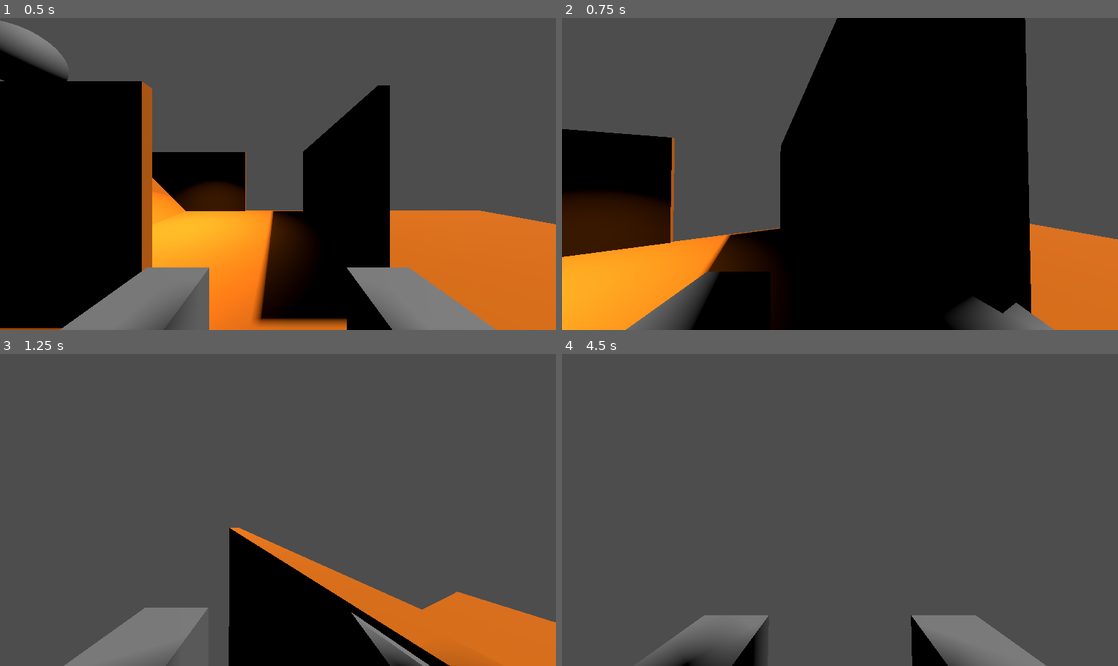
Above: before the commit, frames 1-4 (two rows, left to right).
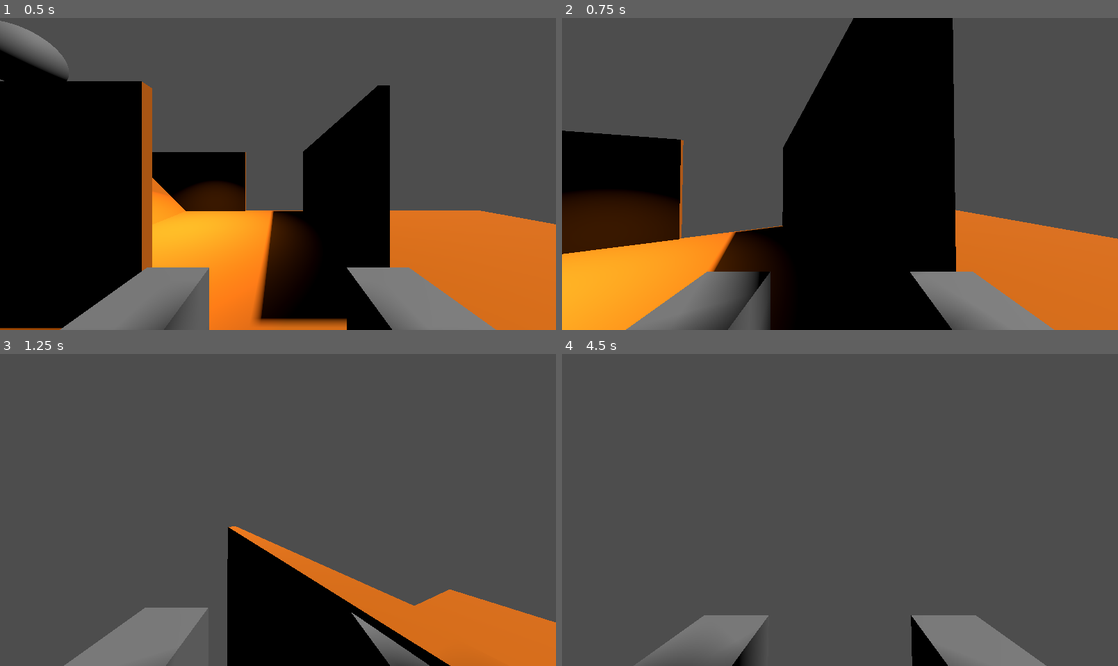
Above: after the commit, the same moments.

Repository: dairefinn/daires-game
Game: Godot game, scene res://Main.tscn
The game is run twice, just before and just after one commit, with the same random seed, the same clock (stepped at 60 frames per second) and the same inputs.
Inputs (mouse positions are in pixels of both pictures, inside the frame that each line leads up to):
- Up to frame 1 (0.5 s): no input
- Up to frame 2 (0.75 s): tap Enter at 0.5 s; move the mouse to (867, 174) at 0.52 s; hold W (forward) from 0.53 s (still down); tap Shift (dash) at 0.6 s
- Up to frame 3 (1.25 s): keep holding W (forward); tap Space (jump) at 0.77, 0.8, 1.07 s
- Up to frame 4 (4.5 s): keep holding W (forward); move the mouse to (812, 510) at 1.27 s; tap Space (jump) at 1.35, 1.52, 1.82, 2.3, 3.02, 3.32, 3.77, 3.8, 4.07 s; tap Shift (dash) at 1.55, 2.1, 3.05, 4.35 s; move the mouse to (851, 503) at 2.02 s; move the mouse to (834, 516) at 2.77 s; tap Ctrl (slide) at 2.85 s; move the mouse to (878, 513) at 3.52 s; tap Alt at 3.6 s; move the mouse to (795, 506) at 4.27 s

Frame 1 is identical in both runs. In frame 2, 20% of the frame differs, in the area x 0-100%, y 0-100%; in frame 3, 0.5%; in frame 4, 1.3%.

Commit message:
Moved movement shooter game into a child scene so I can experiment with other POVs and game types but reuse  assets

Diff:
--- /dev/null
+++ b/Games/MovementShooter.tscn
@@ -0,0 +1,57 @@
+[gd_scene load_steps=8 format=3 uid="uid://dp0scn7byhh8d"]
+
+[ext_resource type="Script" path="res://Games/MovementShooter.gd" id="1_fms1b"]
+[ext_resource type="PackedScene" uid="uid://dtrpjipvsgd8d" path="res://Levels/LevelTesting.tscn" id="2_ltk35"]
+[ext_resource type="Script" path="res://Scripts/FreeLook.gd" id="3_w3xkd"]
+[ext_resource type="PackedScene" uid="uid://yru61rreocyh" path="res://Entities/Player.tscn" id="4_8rrvn"]
+[ext_resource type="PackedScene" uid="uid://qlaer2kp4qc3" path="res://Interface/PauseMenu.tscn" id="5_i3kym"]
+[ext_resource type="PackedScene" uid="uid://bmaf0qelko0mk" path="res://Geometry/JumpPad.tscn" id="6_5m5xt"]
+[ext_resource type="PackedScene" uid="uid://mb33h7hpw53g" path="res://Geometry/TileFloor.tscn" id="7_6nfl1"]
+
+[node name="MovementShooter" type="Node3D"]
+script = ExtResource("1_fms1b")
+
+[node name="LevelTesting" parent="." instance=ExtResource("2_ltk35")]
+
+[node name="Camera3D" type="Camera3D" parent="."]
+transform = Transform3D(0.866025, -0.353553, 0.353553, -3.09086e-08, 0.707107, 0.707107, -0.5, -0.612373, 0.612372, 3, 4, 2.08165e-12)
+visible = false
+script = ExtResource("3_w3xkd")
+
+[node name="Player" parent="." instance=ExtResource("4_8rrvn")]
+transform = Transform3D(0.5, 0, 0, 0, 0.5, 0, 0, 0, 0.5, 2.1037, 0, 0.315849)
+
+[node name="PauseMenu" parent="." instance=ExtResource("5_i3kym")]
+
+[node name="JumpPad" parent="." instance=ExtResource("6_5m5xt")]
+transform = Transform3D(1, 0, 0, 0, 1, 0, 0, 0, 1, 6, 0, 2)
+
+[node name="TileFloor" parent="." instance=ExtResource("7_6nfl1")]
+transform = Transform3D(1, 0, 0, 0, 1, 0, 0, 0, 1, 8, 0, -4)
+
+[node name="TileFloor2" parent="." instance=ExtResource("7_6nfl1")]
+transform = Transform3D(1, 0, 0, 0, 1, 0, 0, 0, 1, 8, 0, -2)
+
+[node name="TileFloor3" parent="." instance=ExtResource("7_6nfl1")]
+transform = Transform3D(1, 0, 0, 0, 1, 0, 0, 0, 1, 8, 0, 0)
+
+[node name="TileFloor4" parent="." instance=ExtResource("7_6nfl1")]
+transform = Transform3D(1, 0, 0, 0, 1, 0, 0, 0, 1, 8, 0, 2)
+
+[node name="TileFloor5" parent="." instance=ExtResource("7_6nfl1")]
+transform = Transform3D(1, 0, 0, 0, 1, 0, 0, 0, 1, 8, 0, 4)
+
+[node name="TileFloor6" parent="." instance=ExtResource("7_6nfl1")]
+transform = Transform3D(1, 0, 0, 0, 1, 0, 0, 0, 1, 6, 0, 4)
+
+[node name="TileFloor7" parent="." instance=ExtResource("7_6nfl1")]
+transform = Transform3D(1, 0, 0, 0, 1, 0, 0, 0, 1, 4, 0, 4)
+
+[node name="TileFloor8" parent="." instance=ExtResource("7_6nfl1")]
+transform = Transform3D(1, 0, 0, 0, 1, 0, 0, 0, 1, 2, 0, 4)
+
+[node name="TileFloor9" parent="." instance=ExtResource("7_6nfl1")]
+transform = Transform3D(1, 0, 0, 0, 1, 0, 0, 0, 1, 0, 0, 4)
+
+[node name="TileFloor10" parent="." instance=ExtResource("7_6nfl1")]
+transform = Transform3D(1, 0, 0, 0, 1, 0, 0, 0, 1, -2, 0, 4)
--- a/Main.tscn
+++ b/Main.tscn
@@ -1,57 +1,7 @@
-[gd_scene load_steps=8 format=3 uid="uid://s54fq5gauo35"]
+[gd_scene load_steps=2 format=3 uid="uid://s54fq5gauo35"]
 
-[ext_resource type="PackedScene" uid="uid://dtrpjipvsgd8d" path="res://Levels/LevelTesting.tscn" id="1_ql1qt"]
-[ext_resource type="Script" path="res://Main.gd" id="1_tar14"]
-[ext_resource type="Script" path="res://Scripts/FreeLook.gd" id="2_ghqb2"]
-[ext_resource type="PackedScene" uid="uid://yru61rreocyh" path="res://Entities/Player.tscn" id="3_mxa7v"]
-[ext_resource type="PackedScene" uid="uid://qlaer2kp4qc3" path="res://Interface/PauseMenu.tscn" id="5_bnjvl"]
-[ext_resource type="PackedScene" uid="uid://bmaf0qelko0mk" path="res://Geometry/JumpPad.tscn" id="6_o0apc"]
-[ext_resource type="PackedScene" uid="uid://mb33h7hpw53g" path="res://Geometry/TileFloor.tscn" id="7_7a1wp"]
+[ext_resource type="PackedScene" uid="uid://dp0scn7byhh8d" path="res://Games/MovementShooter.tscn" id="1_f6heh"]
 
 [node name="Main" type="Node3D"]
-script = ExtResource("1_tar14")
 
-[node name="LevelTesting" parent="." instance=ExtResource("1_ql1qt")]
-
-[node name="Camera3D" type="Camera3D" parent="."]
-transform = Transform3D(0.866025, -0.353553, 0.353553, -3.09086e-08, 0.707107, 0.707107, -0.5, -0.612373, 0.612372, 3, 4, 2.08165e-12)
-visible = false
-script = ExtResource("2_ghqb2")
-
-[node name="Player" parent="." instance=ExtResource("3_mxa7v")]
-transform = Transform3D(0.5, 0, 0, 0, 0.5, 0, 0, 0, 0.5, 2.1037, 0, 0.315849)
-
-[node name="PauseMenu" parent="." instance=ExtResource("5_bnjvl")]
-
-[node name="JumpPad" parent="." instance=ExtResource("6_o0apc")]
-transform = Transform3D(1, 0, 0, 0, 1, 0, 0, 0, 1, 6, 0, 2)
-
-[node name="TileFloor" parent="." instance=ExtResource("7_7a1wp")]
-transform = Transform3D(1, 0, 0, 0, 1, 0, 0, 0, 1, 8, 0, -4)
-
-[node name="TileFloor2" parent="." instance=ExtResource("7_7a1wp")]
-transform = Transform3D(1, 0, 0, 0, 1, 0, 0, 0, 1, 8, 0, -2)
-
-[node name="TileFloor3" parent="." instance=ExtResource("7_7a1wp")]
-transform = Transform3D(1, 0, 0, 0, 1, 0, 0, 0, 1, 8, 0, 0)
-
-[node name="TileFloor4" parent="." instance=ExtResource("7_7a1wp")]
-transform = Transform3D(1, 0, 0, 0, 1, 0, 0, 0, 1, 8, 0, 2)
-
-[node name="TileFloor5" parent="." instance=ExtResource("7_7a1wp")]
-transform = Transform3D(1, 0, 0, 0, 1, 0, 0, 0, 1, 8, 0, 4)
-
-[node name="TileFloor6" parent="." instance=ExtResource("7_7a1wp")]
-transform = Transform3D(1, 0, 0, 0, 1, 0, 0, 0, 1, 6, 0, 4)
-
-[node name="TileFloor7" parent="." instance=ExtResource("7_7a1wp")]
-transform = Transform3D(1, 0, 0, 0, 1, 0, 0, 0, 1, 4, 0, 4)
-
-[node name="TileFloor8" parent="." instance=ExtResource("7_7a1wp")]
-transform = Transform3D(1, 0, 0, 0, 1, 0, 0, 0, 1, 2, 0, 4)
-
-[node name="TileFloor9" parent="." instance=ExtResource("7_7a1wp")]
-transform = Transform3D(1, 0, 0, 0, 1, 0, 0, 0, 1, 0, 0, 4)
-
-[node name="TileFloor10" parent="." instance=ExtResource("7_7a1wp")]
-transform = Transform3D(1, 0, 0, 0, 1, 0, 0, 0, 1, -2, 0, 4)
+[node name="MovementShooter" parent="." instance=ExtResource("1_f6heh")]
--- a/Scripts/PlayerController.gd
+++ b/Scripts/PlayerController.gd
@@ -6,7 +6,7 @@
 @export var ACCELERATION: float = 4.0;
 @export var JUMP_SPEED: float = 4.0;
 @export var LEAN_ANGLE: float = 30.0;
-@export var DASH_FORCE: float = 20.0;
+@export var DASH_FORCE: float = 10.0;
 @export var DASH_COUNT: int = 2;
 @export var SLIDE_FORCE: float = 5.0;
 @export var SLIDE_DURATION: float = 1.0;
@@ -180,7 +180,7 @@
 
 		# Create a vector to represent the dash movement
 		vectorDash = vectorDash.rotated(Vector3.UP, playerRotate);
-		vectorDash = vectorDash.rotated(Vector3(1, 0, 0), -headRotateX);
+		# vectorDash = vectorDash.rotated(Vector3(1, 0, 0), -headRotateX);
 		vectorDash = vectorDash.normalized();
 		vectorDash *= DASH_FORCE;
 		vectorDash.y = vectorDash.y / 5;
@@ -258,7 +258,7 @@
 	return Vector3(move_x, 0, move_z);
 
 
-func onTouchJumpPad(jumpSpeed: float, multiplier: float) -> void:
+func onTouchJumpPad(jumpSpeed: float = JUMP_SPEED, multiplier: float = 2) -> void:
 	if !is_on_floor():
 		return;
 
Renamed: Main.gd -> Games/MovementShooter.gd
